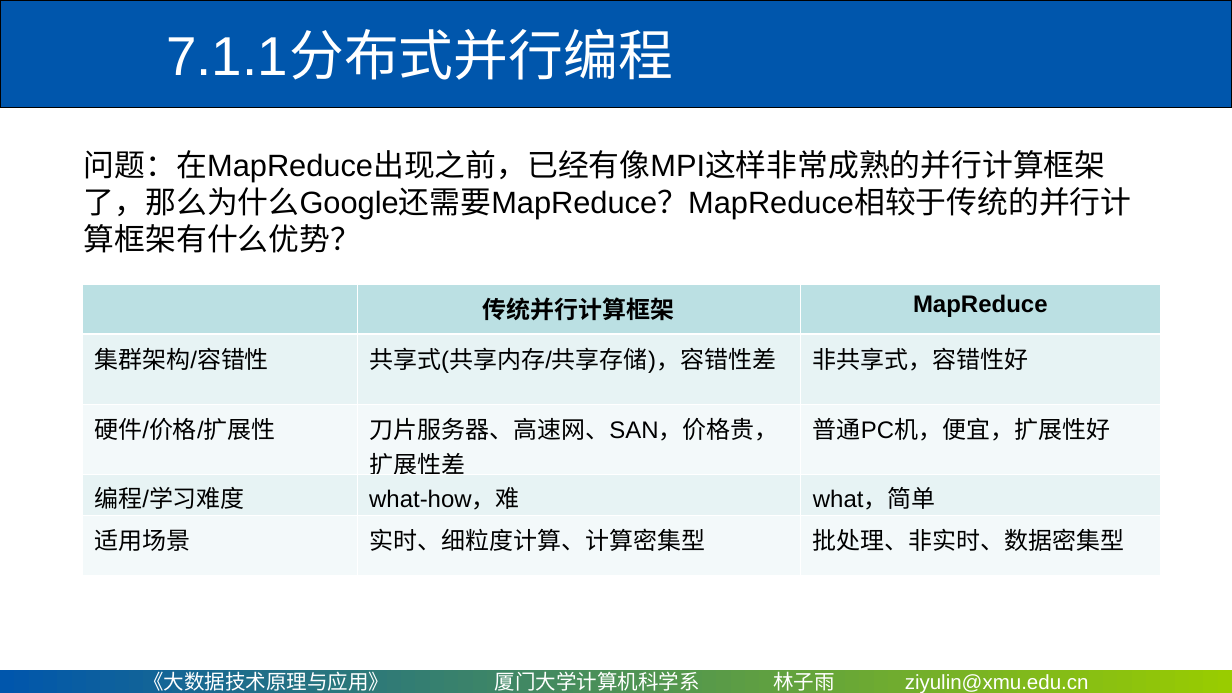
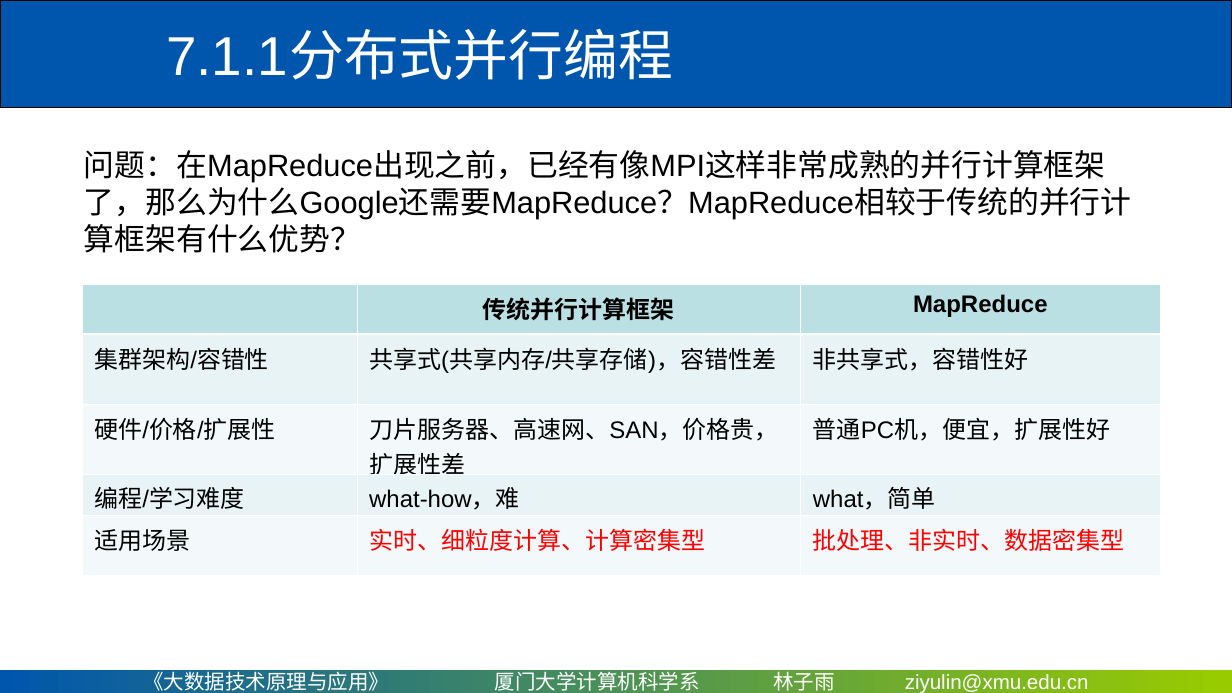
Before and after one commit to ly2010dd/courses_repo, a slide deck: slide 5 of PPT/Chapter7-厦门大学-林子雨-大数据技术原理与应用-第七章-MapReduce（网易云课堂）.ppt. Drawn at 1232x693 pixels with LibreOffice and Linux fonts; fonts in the diff are those of the drawing; background and template pictures are left out. Boxes give left, top, right and bottom in pixels: in the first picture for what was removed or moved away, otherwise in the second. Text is boxed around its words. In the diff, an @@ line names an element or a change of style, - is before the commit and + after.

```diff
--- a/PPT/Chapter7-厦门大学-林子雨-大数据技术原理与应用-第七章-MapReduce（网易云课堂）.ppt
+++ b/PPT/Chapter7-厦门大学-林子雨-大数据技术原理与应用-第七章-MapReduce（网易云课堂）.ppt
@@ table at box(83, 285, 1161, 557) @@
@@ text colour #000000 to #FF0000 in "实时、细粒度计算、计算密集型", "批处理、非实时、数据密集型" @@
```
Also in this commit, not shown: 7 other slides changed, 2 other files.
